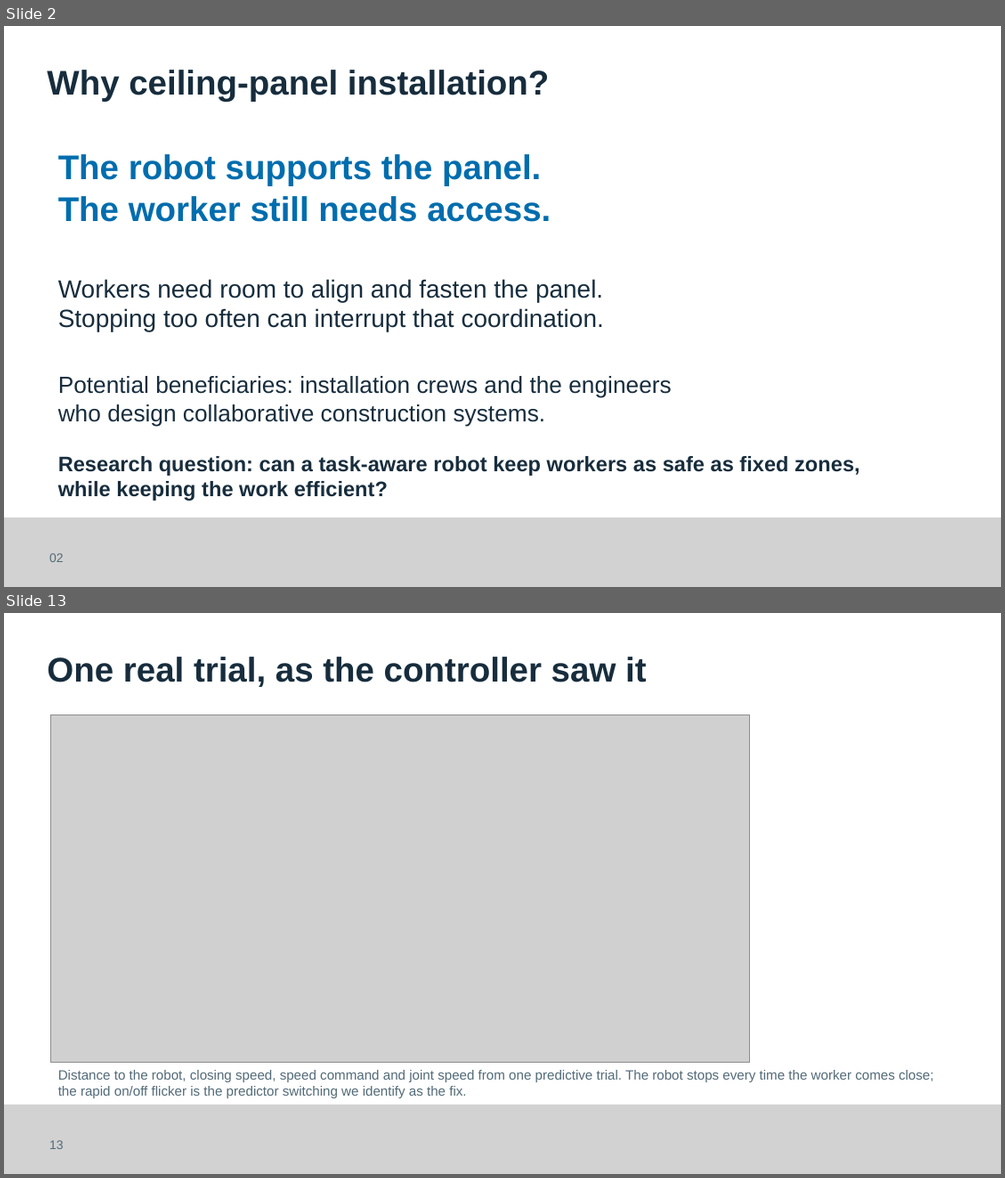
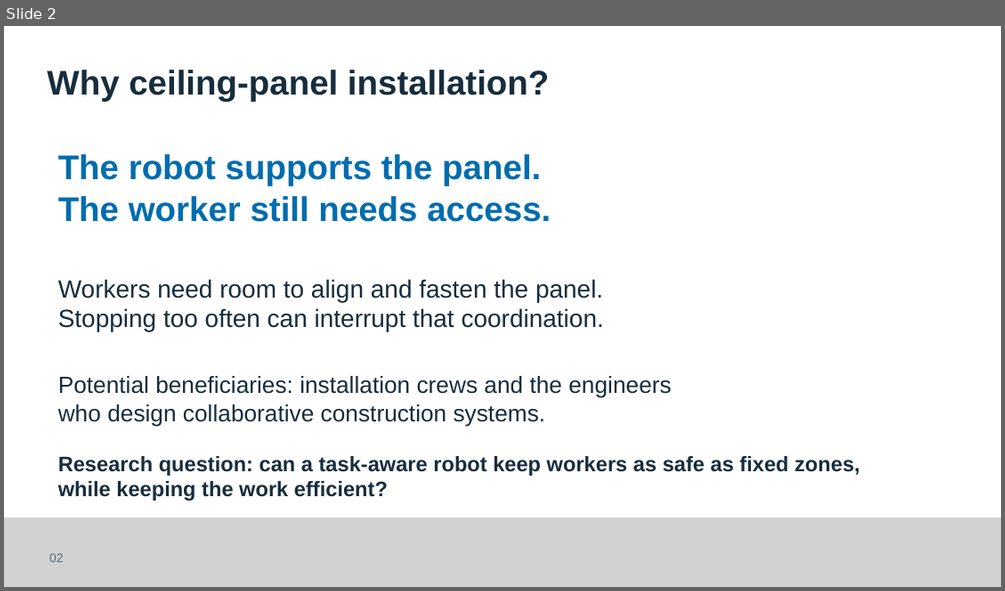
Before and after one commit to Kingwu12/adaptive-hrc-safety-system, a slide deck: presentation/FYP-assessment-presentation-v4.pptx. Shown one above the other, each under a label of ours: slides 2 and 13 before the commit, slide 2 after it; the slides between them are not shown. The pictures are 1005x1178 and 1005x591 pixels, drawn with LibreOffice and Linux fonts; fonts in the diff are those of the drawing; grey boxes stand for pictures. Boxes give left, top, right and bottom in pixels: in the first picture for what was removed or moved away, otherwise in the second. Text is boxed around its words. In the diff, an @@ line names an element or a change of style, - is before the commit and + after.

```diff
--- a/presentation/FYP-assessment-presentation-v4.pptx
+++ b/presentation/FYP-assessment-presentation-v4.pptx
@@ slide 13 removed at [4, 613, 1001, 1174], background #FFFFFF; not listed: 1 template element that a slide beside it also shows @@
@@ text removed at [47, 657, 646, 687] @@
-One real trial, as the controller saw it
@@ picture removed at [50, 715, 749, 1062] @@
@@ text removed at [58, 1070, 934, 1098] @@
-Distance to the robot, closing speed, speed command and joint speed from one predictive trial. The robot stops every time the worker comes close; the rapid on/off flicker is the predictor switching we identify as the fix.
@@ text removed at [49, 1140, 64, 1149] @@
-13
```
Also in this commit, not shown: 12 slides changed, 3 other slides removed, 1 other file.
